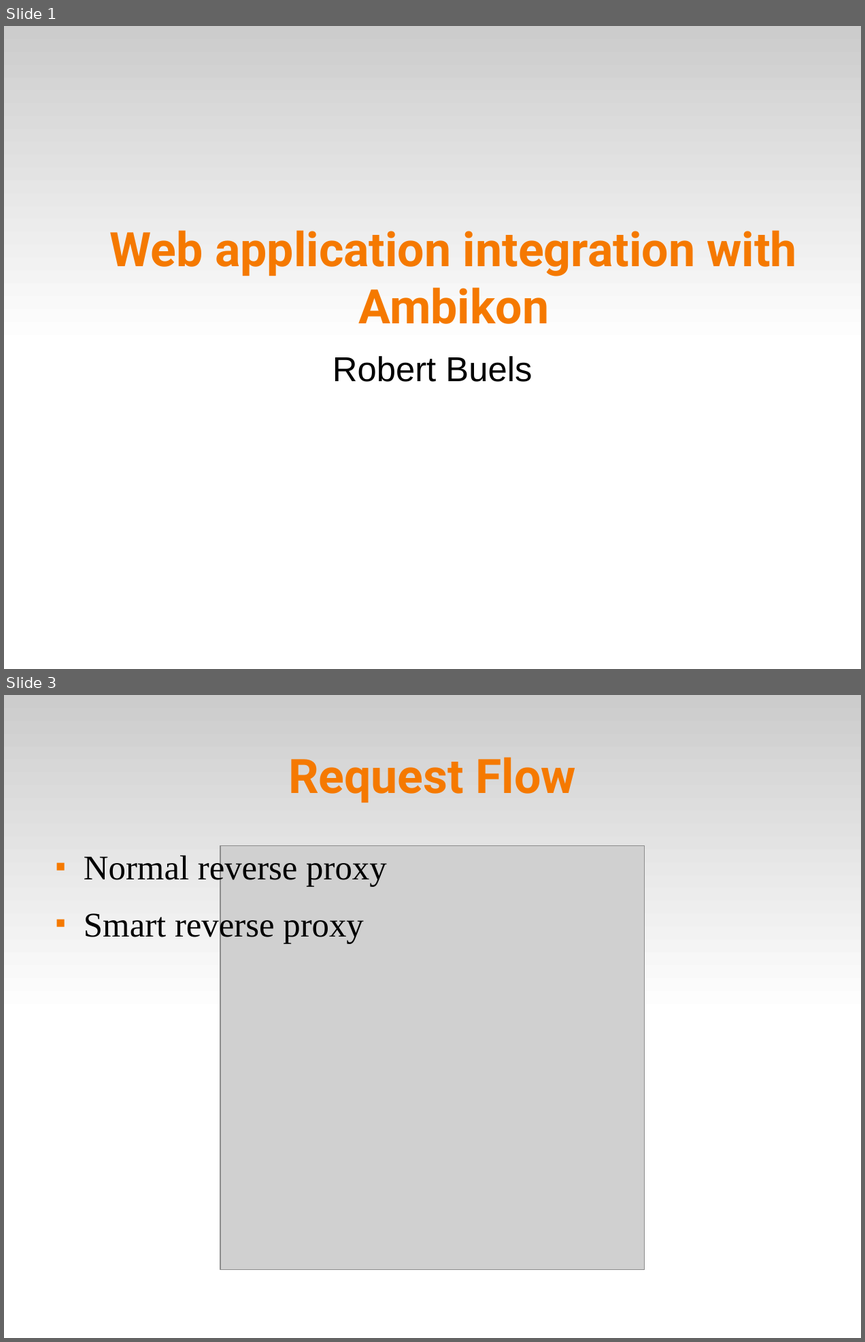
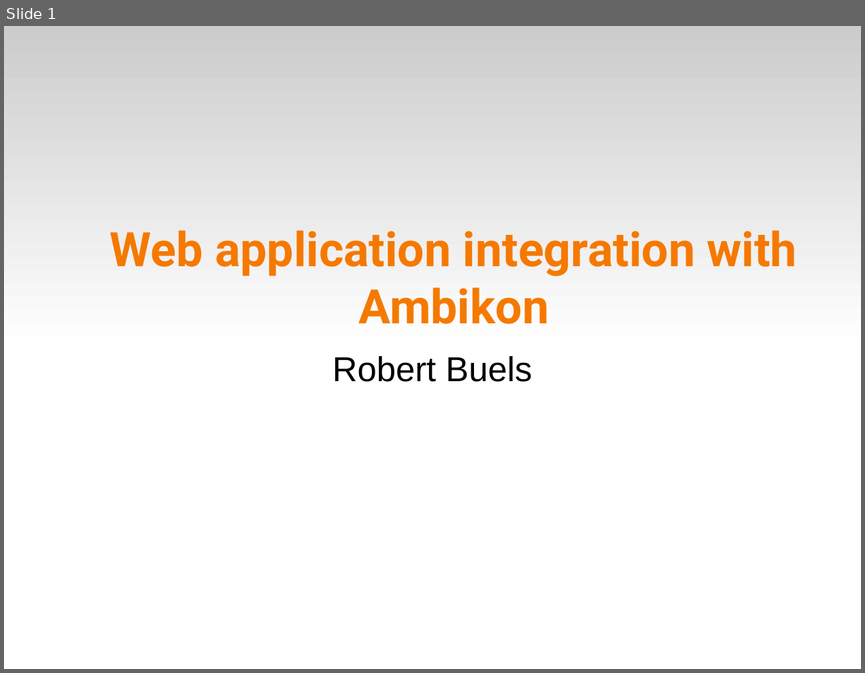
Before and after one commit to solgenomics/Ambikon, a slide deck: doc/presentations/ambikon_intro.odp. Shown one above the other, each under a label of ours: slides 1 and 3 before the commit, slide 1 after it; the slides between them are not shown. The pictures are 865x1342 and 865x673 pixels, drawn with LibreOffice and Linux fonts; fonts in the diff are those of the drawing; grey boxes stand for pictures. Boxes give left, top, right and bottom in pixels: in the first picture for what was removed or moved away, otherwise in the second. Text is boxed around its words. In the diff, an @@ line names an element or a change of style, - is before the commit and + after.

```diff
--- a/doc/presentations/ambikon_intro.odp
+++ b/doc/presentations/ambikon_intro.odp
@@ slide 3 removed at (4,695,861,1338), background #FFFFFF; not listed: 1 template element that a slide beside it also shows @@
@@ title removed at (288,757,575,802) @@
-Request Flow
@@ text removed at (84,853,387,943) @@
-■ Normal reverse proxy
-■ Smart reverse proxy
@@ picture removed at (220,845,645,1270) @@
```
Also in this commit, not shown: 2 slides changed, 3 slides added, 1 other slide removed.
